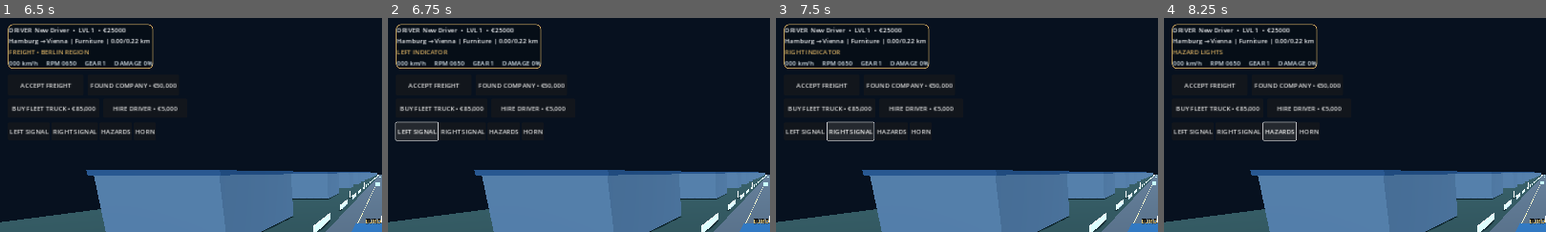
Above: before the commit, frames 1-4 (left to right).
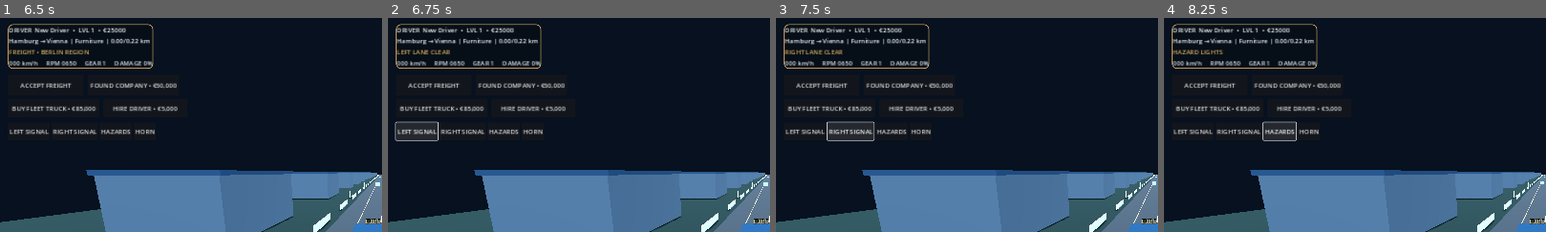
Above: after the commit, the same moments.

Repository: haseebop668-a11y/EURO-HAUL
Game: Godot game, scene res://Scenes/Main.tscn
The game is run twice, just before and just after one commit, with the same random seed, the same clock (stepped at 60 frames per second) and the same inputs.
Inputs:
- Up to frame 1 (6.5 s): click "ACCEPT FREIGHT" at 0.5 s; click "ACCEPT FREIGHT" at 1.25 s; click "◀" at 2 s; click "BRAKE" at 2.75 s; click "GAS" at 3.5 s; click "▶" at 4.25 s; click "GEAR −" at 5 s; click "GEAR +" at 5.75 s
- Up to frame 2 (6.75 s): click "LEFT SIGNAL" at 6.5 s
- Up to frame 3 (7.5 s): click "RIGHT SIGNAL" at 7.25 s
- Up to frame 4 (8.25 s): click "HAZARDS" at 8 s
The pictures show only the part of the screen within x 0-50%, y 0-50%; the shares and areas given below are measured in that part.

Frame 1 is identical in both runs. In frame 2, 0.1% of the frame differs, in the area x 6-17%, y 14-17%; in frame 3, 0.1%; in frame 4, nothing differs.

Commit message:
feat: connect player-aware traffic and lane-change safety HUD

Diff:
--- a/Godot/Scripts/main.gd
+++ b/Godot/Scripts/main.gd
@@ -12,6 +12,7 @@
 var status_label: Label
 var speed_label: Label
 var touch_state := {"throttle": false, "brake": false, "left": false, "right": false}
+var traffic_vehicles: Array[EuroHaulTrafficVehicle] = []
 var _last_position := Vector3.ZERO
 var _last_distance_save := 0.0
 
@@ -47,6 +48,7 @@
 			career.save()
 		_last_distance_save = 0.0
 	_update_hud()
+	_update_traffic_warnings()
 
 func _unhandled_key_input(event: InputEvent) -> void:
 	if event is InputEventKey and event.pressed and not event.echo and truck != null:
@@ -154,12 +156,14 @@
 	for i in range(6):
 		var traffic := EuroHaulTrafficVehicle.new()
 		traffic.position = Vector3(-2.0, 0.0, -55.0 - float(i) * 85.0)
+		traffic.player_target = truck
 		traffic.lane_x = -2.0 if i % 2 == 0 else 2.0
 		traffic.cruise_speed_kmh = 42.0 + float(i % 3) * 8.0
 		var body := _make_box_mesh(Vector3(1.9, 1.5, 4.8), Color("#7892a2") if i % 2 == 0 else Color("#9a624e"))
 		body.position.y = 0.9
 		traffic.add_child(body)
 		add_child(traffic)
+		traffic_vehicles.append(traffic)
 
 func _build_career() -> void:
 	truck.horn_pressed.connect(func(): status_label.text = "HORN • SIGNAL")
@@ -300,6 +304,22 @@
 		company.found_company("EURO HAUL LOGISTICS", EuroHaulCompanyManager.FOUNDING_COST)
 		_update_hud()
 
+func _update_traffic_warnings() -> void:
+	if status_label == null or truck == null:
+		return
+	if truck.indicators == 0:
+		return
+	var requested_lane := -2.0 if truck.indicators == -1 else (2.0 if truck.indicators == 1 else 0.0)
+	if requested_lane == 0.0:
+		return
+	for traffic in traffic_vehicles:
+		if is_instance_valid(traffic):
+			var warning := traffic.safety_warning_for_lane(requested_lane)
+			if not warning.is_empty():
+				status_label.text = warning
+				return
+	status_label.text = "LEFT LANE CLEAR" if truck.indicators == -1 else "RIGHT LANE CLEAR"
+
 func _update_hud() -> void:
 	if hud == null or career == null:
 		return
